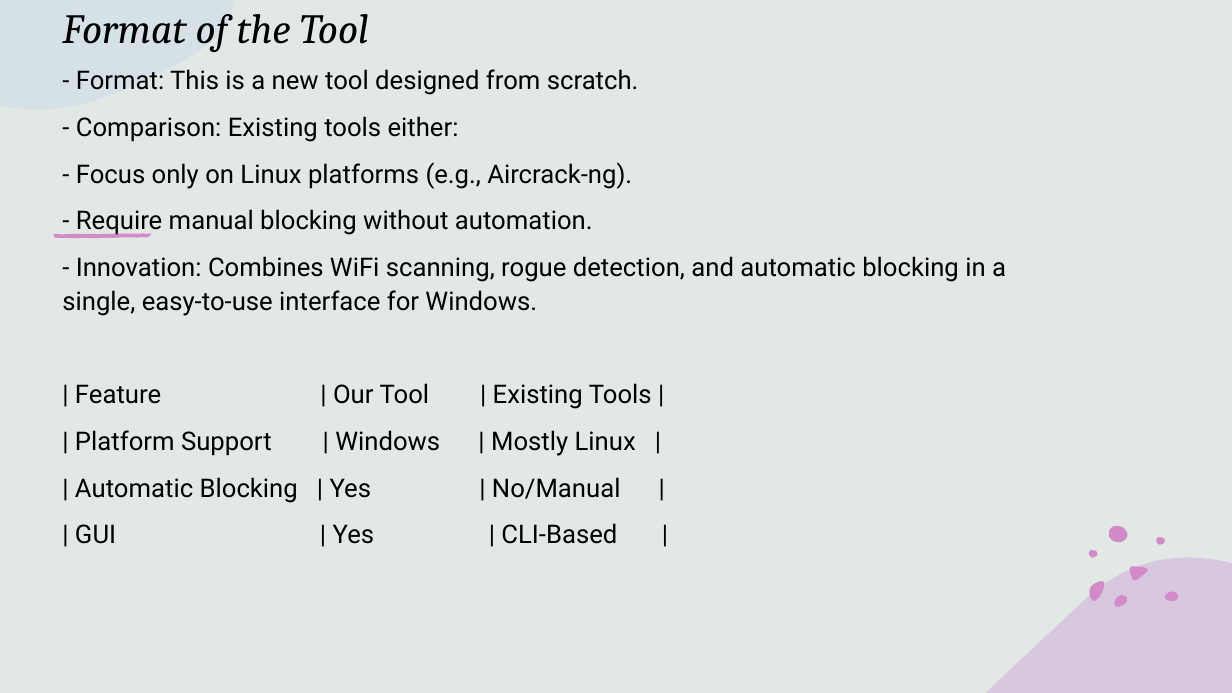
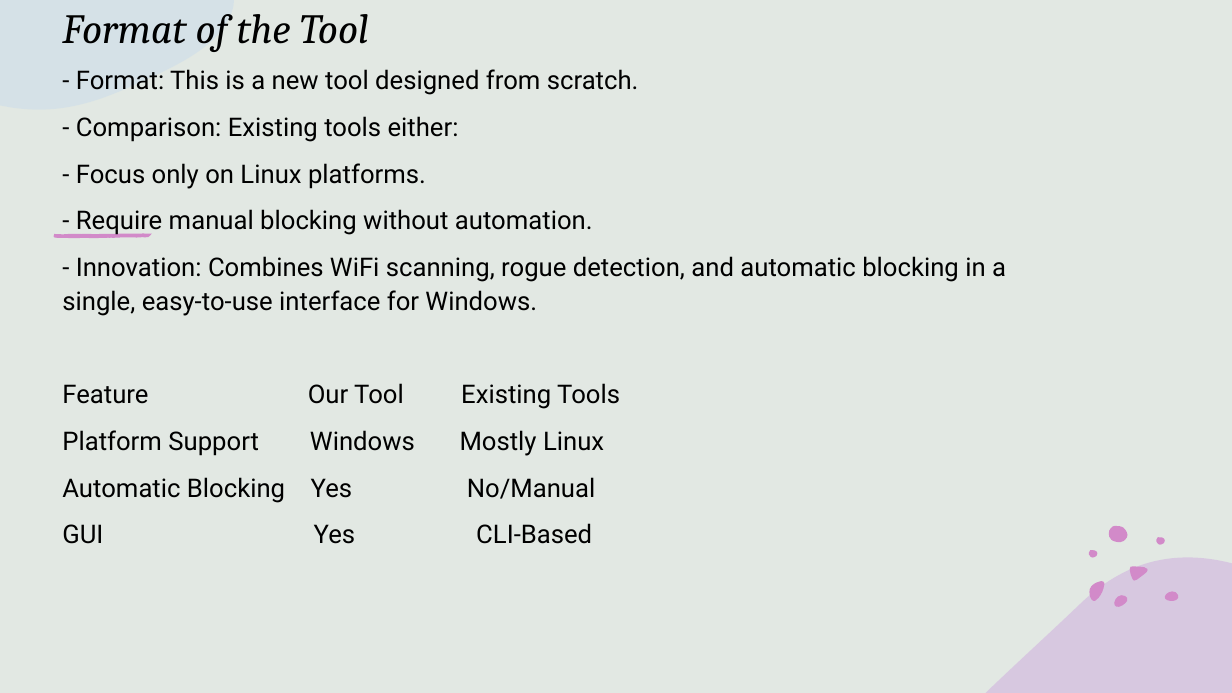
Before and after one commit to NguiWeily/WIFI-IPS, a slide deck: slide 8 of WiFi Intrusion Detection and Automatic Blocking System.pptx. Drawn at 1232x693 pixels with LibreOffice and Linux fonts; fonts in the diff are those of the drawing. Boxes give left, top, right and bottom in pixels: in the first picture for what was removed or moved away, otherwise in the second. Text is boxed around its words. In the diff, an @@ line names an element or a change of style, - is before the commit and + after.

```diff
--- a/WiFi Intrusion Detection and Automatic Blocking System.pptx
+++ b/WiFi Intrusion Detection and Automatic Blocking System.pptx
@@ text at [76,163,426,189]: text changed @@
-- Focus only on Linux platforms (e.g., Aircrack-ng).
+- Focus only on Linux platforms.
@@ text at [62,383,620,544]: text changed @@
-| Feature | Our Tool | Existing Tools |
-| Platform Support | Windows | Mostly Linux |
-| Automatic Blocking | Yes | No/Manual |
-| GUI | Yes | CLI-Based |
+Feature Our Tool Existing Tools
+Platform Support Windows Mostly Linux
+Automatic Blocking Yes No/Manual
+GUI Yes CLI-Based
```
Also in this commit, not shown: 2 other slides changed.
